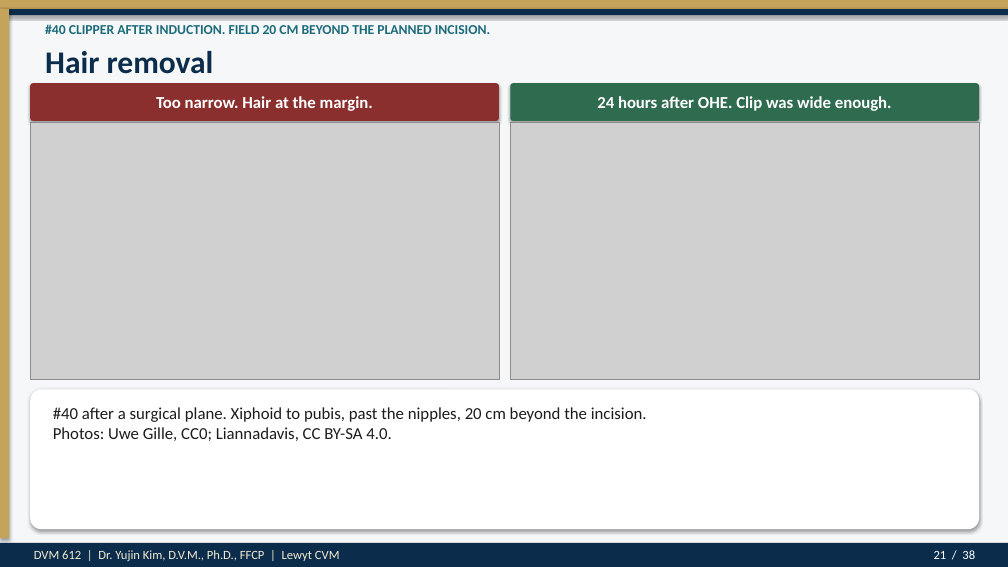
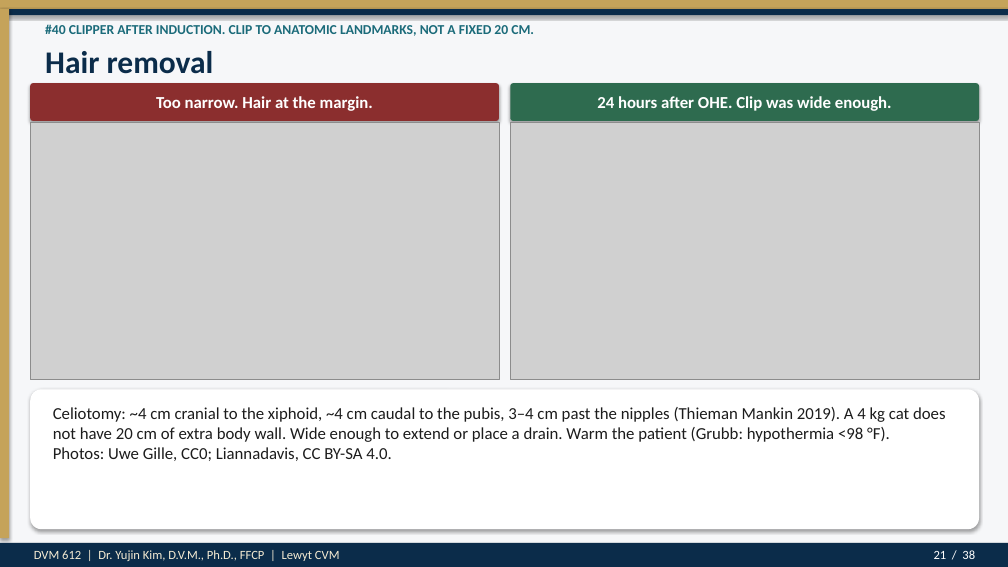
Before and after one commit to drkimvet/happycare, a slide deck: slide 21 of lectures/DVM-612_Week4_Preop_PatientPrep_Postop.pptx. Drawn at 1008x567 pixels with LibreOffice and Linux fonts; fonts in the diff are those of the drawing; grey boxes stand for pictures. Boxes give left, top, right and bottom in pixels: in the first picture for what was removed or moved away, otherwise in the second. Text is boxed around its words. In the diff, an @@ line names an element or a change of style, - is before the commit and + after.

```diff
--- a/lectures/DVM-612_Week4_Preop_PatientPrep_Postop.pptx
+++ b/lectures/DVM-612_Week4_Preop_PatientPrep_Postop.pptx
@@ text at (45, 24, 534, 36): text changed @@
-#40 CLIPPER AFTER INDUCTION. FIELD 20 CM BEYOND THE PLANNED INCISION.
+#40 CLIPPER AFTER INDUCTION. CLIP TO ANATOMIC LANDMARKS, NOT A FIXED 20 CM.
@@ text at (53, 407, 946, 461): text changed @@
-#40 after a surgical plane. Xiphoid to pubis, past the nipples, 20 cm beyond the incision.
-Photos: Uwe Gille, CC0; Liannadavis, CC BY-SA 4.0.
+Celiotomy: ~4 cm cranial to the xiphoid, ~4 cm caudal to the pubis, 3–4 cm past the nipples (Thieman Mankin 2019). A 4 kg cat does not have 20 cm of extra body wall. Wide enough to extend or place a drain. Warm the patient (Grubb: hypothermia <98 °F).
+Photos: Uwe Gille, CC0; Liannadavis, CC BY-SA 4.0.
```
Also in this commit, not shown: 13 other slides changed, 7 other files.
